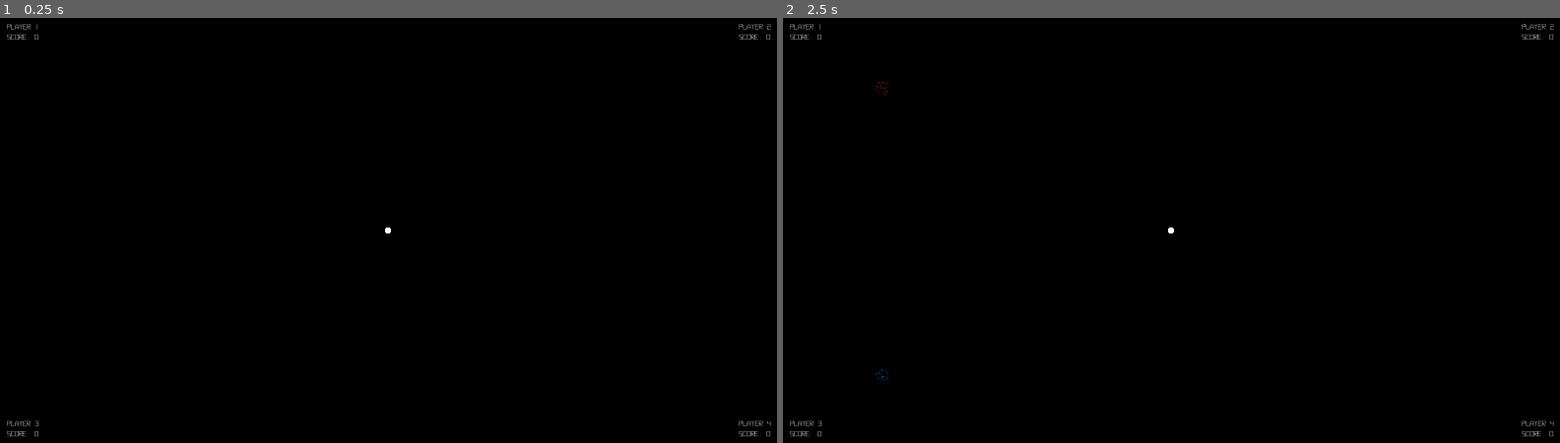
Above: before the commit, frames 1-2 (left to right).
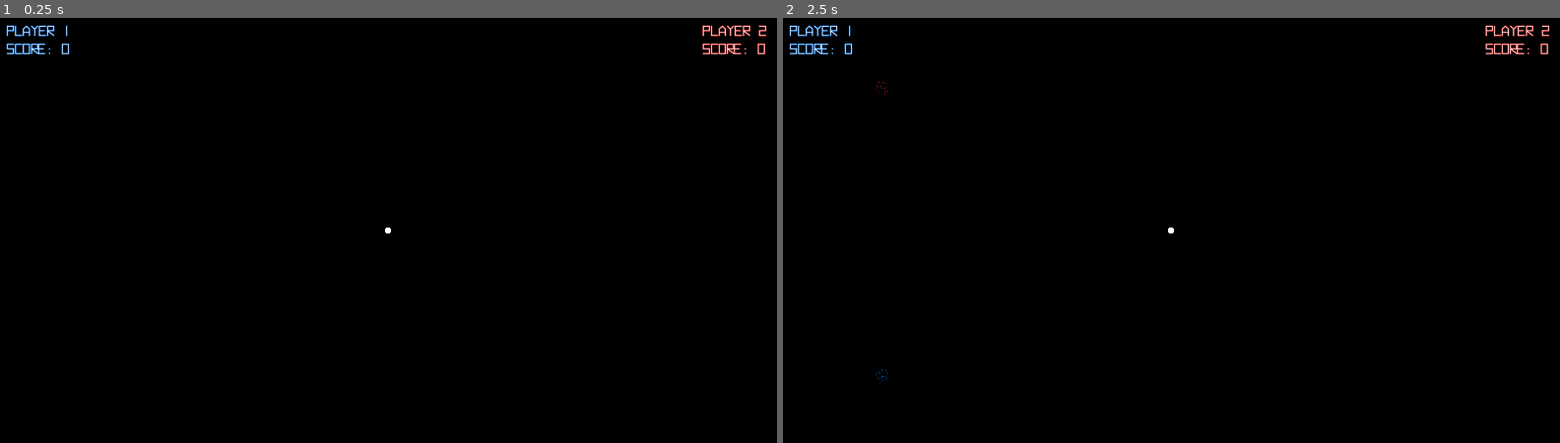
Above: after the commit, the same moments.

Repository: Eliasdbr/Spacewar
Game: Godot game, scene res://main.tscn
Same seed, same stepped clock (60 frames per second), same inputs: the game is played once before the commit and once after it.
Inputs:
- Up to frame 1 (0.25 s): no input
- Up to frame 2 (2.5 s): tap Enter at 0.5, 2 s; tap Space at 1.25 s

The runs differ from the first frame. In frame 1, 0.7% of the frame differs, in the area x 0-100%, y 1-99%; in frame 2, 0.7%.

Commit message:
Modular player indicators, better styles

Diff:
--- a/gameplay.gd
+++ b/gameplay.gd
@@ -9,11 +9,20 @@
 
 @export_range(1,4) var players_amount = 2
 
+@onready var ui_node = $UI
+
+var player_indicator_scene = preload("res://ui/player_indicator.tscn")
+
 func _ready():
 	# Pick random seed for RNG
 	randomize()
 	# Spawns the player(s)
 	for p in range(players_amount):
+		var player_indicator = player_indicator_scene.instantiate() as Control
+		player_indicator.player_number = p+1
+		player_indicator.name = "Player" + str(p+1) + "Indicator"
+		player_indicator.text_color = PLAYER_COLORS[p]
+		ui_node.add_child(player_indicator)
 		requestRandomPlayerSpawn(p+1, 1.0, PLAYER_COLORS[p])
 
 
--- a/gameplay.tscn
+++ b/gameplay.tscn
@@ -1,9 +1,8 @@
-[gd_scene load_steps=5 format=3 uid="uid://bxqqqsuudurah"]
+[gd_scene load_steps=4 format=3 uid="uid://bxqqqsuudurah"]
 
 [ext_resource type="Script" path="res://gameplay.gd" id="1_n6nkq"]
 [ext_resource type="PackedScene" uid="uid://bv0sgo854j5f3" path="res://level_design/player_spawner.tscn" id="2_86h0y"]
 [ext_resource type="PackedScene" uid="uid://pe061ov1ay06" path="res://level_design/star.tscn" id="3_71qgu"]
-[ext_resource type="PackedScene" uid="uid://d0imv2ky8rwsg" path="res://ui/player_indicator.tscn" id="4_42ntx"]
 
 [node name="Gameplay" type="Node2D"]
 script = ExtResource("1_n6nkq")
@@ -34,39 +33,3 @@
 position = Vector2(960, 540)
 
 [node name="UI" type="CanvasLayer" parent="."]
-
-[node name="Player1Indicator" parent="UI" instance=ExtResource("4_42ntx")]
-
-[node name="Player2Indicator" parent="UI" instance=ExtResource("4_42ntx")]
-anchors_preset = 1
-anchor_left = 1.0
-anchor_right = 1.0
-offset_left = -136.0
-offset_right = 0.0
-offset_bottom = 112.0
-grow_horizontal = 0
-player_number = 2
-
-[node name="Player3Indicator" parent="UI" instance=ExtResource("4_42ntx")]
-anchors_preset = 2
-anchor_top = 1.0
-anchor_bottom = 1.0
-offset_top = -112.0
-offset_right = 136.0
-offset_bottom = 0.0
-grow_vertical = 0
-player_number = 3
-
-[node name="Player4Indicator" parent="UI" instance=ExtResource("4_42ntx")]
-anchors_preset = 3
-anchor_left = 1.0
-anchor_top = 1.0
-anchor_right = 1.0
-anchor_bottom = 1.0
-offset_left = -136.0
-offset_top = -112.0
-offset_right = 0.0
-offset_bottom = 0.0
-grow_horizontal = 0
-grow_vertical = 0
-player_number = 4
--- a/ui/player_indicator.gd
+++ b/ui/player_indicator.gd
@@ -11,8 +11,23 @@
 		score = value
 		score_label.text = "Score: " + str(score)
 
+@export var text_color := Color.WHITE
+
 func _ready():
 	player_label.text = "Player " + str(player_number)
+	player_label.add_theme_color_override("font_shadow_color", text_color)
 	score_label.text = "Score: " + str(score)
-	if (player_number % 2 == 0):
-		margin_container.anchor_right = 0.0
+	score_label.add_theme_color_override("font_shadow_color", text_color)
+	match (player_number):
+		1:
+			anchors_preset = PRESET_TOP_LEFT
+			margin_container.anchors_preset = PRESET_TOP_LEFT
+		2:
+			anchors_preset = PRESET_TOP_RIGHT
+			margin_container.anchors_preset = PRESET_TOP_RIGHT
+		3:
+			anchors_preset = PRESET_BOTTOM_LEFT
+			margin_container.anchors_preset = PRESET_BOTTOM_LEFT
+		4:
+			anchors_preset = PRESET_BOTTOM_RIGHT
+			margin_container.anchors_preset = PRESET_BOTTOM_RIGHT
--- a/ui/player_indicator.tscn
+++ b/ui/player_indicator.tscn
@@ -11,9 +11,9 @@
 
 [node name="MarginContainer" type="MarginContainer" parent="."]
 unique_name_in_owner = true
-layout_mode = 0
-offset_right = 143.0
-offset_bottom = 110.0
+layout_mode = 1
+offset_right = 224.0
+offset_bottom = 148.0
 theme_override_constants/margin_left = 32
 theme_override_constants/margin_top = 32
 theme_override_constants/margin_right = 32
@@ -25,9 +25,19 @@
 [node name="PlayerLabel" type="Label" parent="MarginContainer/VBoxContainer"]
 unique_name_in_owner = true
 layout_mode = 2
+theme_override_colors/font_color = Color(1, 1, 1, 1)
+theme_override_constants/shadow_offset_x = 0
+theme_override_constants/shadow_offset_y = 0
+theme_override_constants/shadow_outline_size = 4
+theme_override_font_sizes/font_size = 32
 text = "Player 1"
 
 [node name="ScoreLabel" type="Label" parent="MarginContainer/VBoxContainer"]
 unique_name_in_owner = true
 layout_mode = 2
+theme_override_colors/font_color = Color(1, 1, 1, 1)
+theme_override_constants/shadow_offset_x = 0
+theme_override_constants/shadow_offset_y = 0
+theme_override_constants/shadow_outline_size = 4
+theme_override_font_sizes/font_size = 32
 text = "Score: 0"
